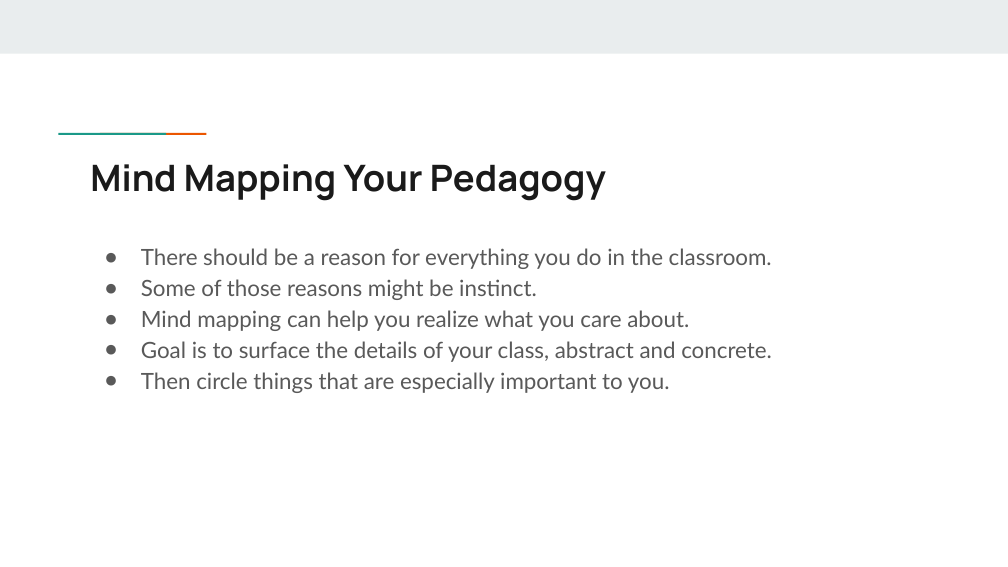
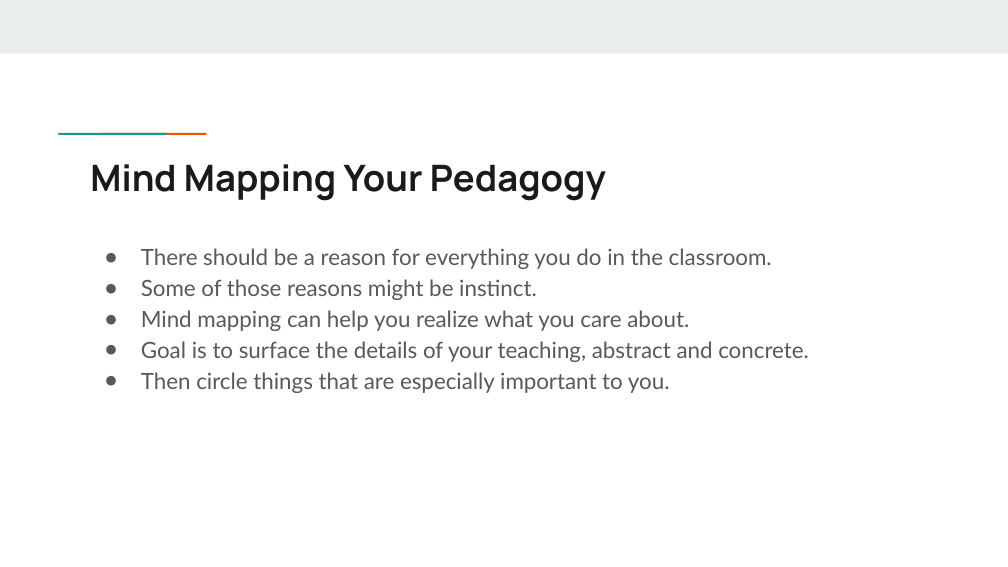
Before and after one commit to scholarslab/praxis, a slide deck: slide 8 of assets/mind-mapping-your-pedagogy.pptx. Drawn at 1008x567 pixels with LibreOffice and Linux fonts; fonts in the diff are those of the drawing. Boxes give left, top, right and bottom in pixels: in the first picture for what was removed or moved away, otherwise in the second. Text is boxed around its words. In the diff, an @@ line names an element or a change of style, - is before the commit and + after.

```diff
--- a/assets/mind-mapping-your-pedagogy.pptx
+++ b/assets/mind-mapping-your-pedagogy.pptx
@@ text at [141, 341, 809, 362]: text changed @@
-● Goal is to surface the details of your class, abstract and concrete.
+● Goal is to surface the details of your teaching, abstract and concrete.
```
Also in this commit, not shown: 1 other slide changed, 3 slides added, 2 other files.
